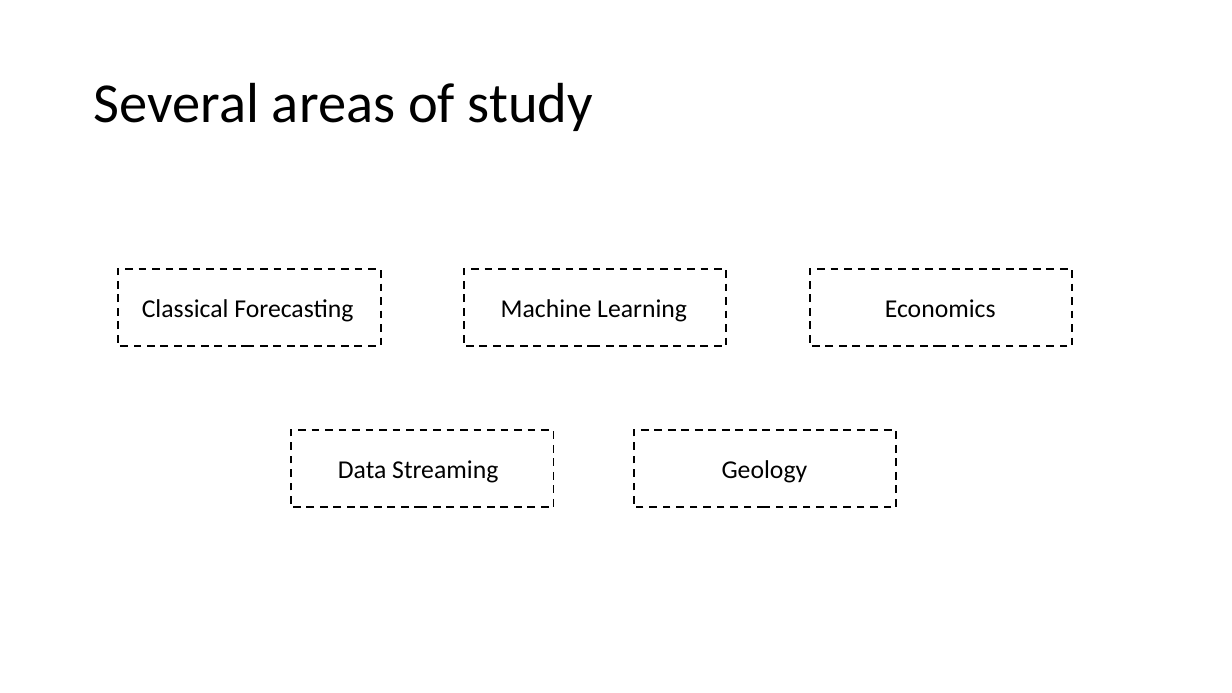
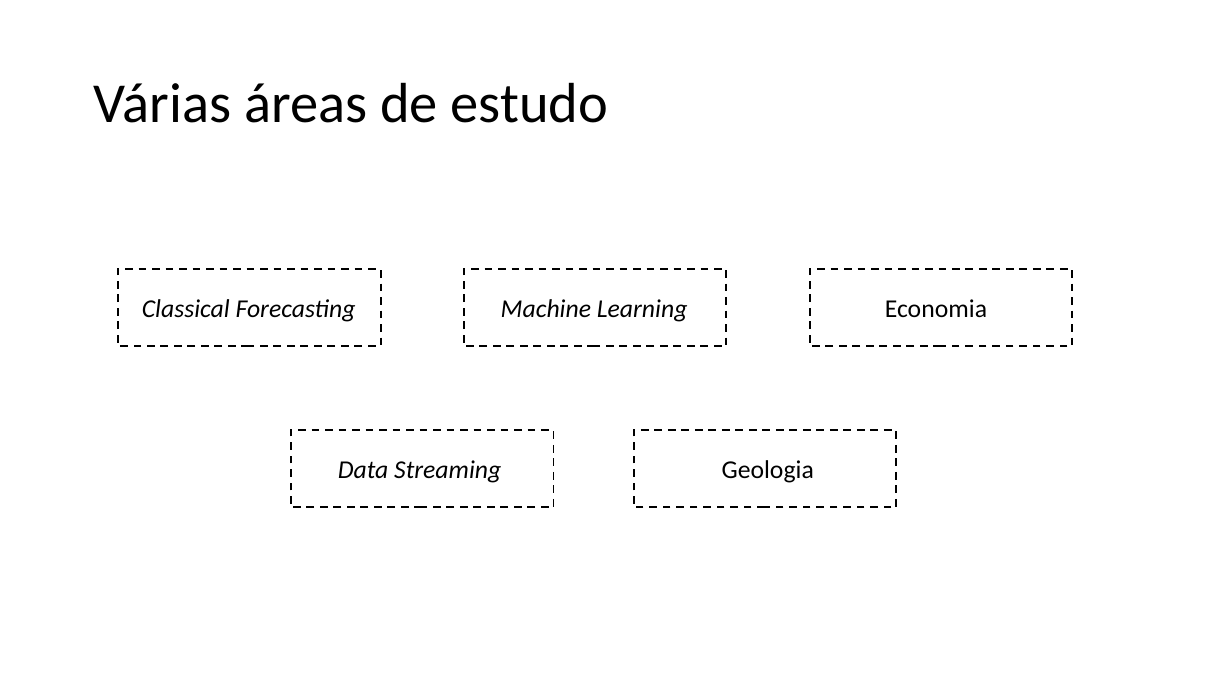
Before and after one commit to MiguelLoureiro98/timecave, a slide deck: slide 10 of papers/.ppt/cvtimeseries.pptx. Drawn at 1232x693 pixels with LibreOffice and Linux fonts; fonts in the diff are those of the drawing. Boxes give left, top, right and bottom in pixels: in the first picture for what was removed or moved away, otherwise in the second. Text is boxed around its words. In the diff, an @@ line names an element or a change of style, - is before the commit and + after.

```diff
--- a/papers/.ppt/cvtimeseries.pptx
+++ b/papers/.ppt/cvtimeseries.pptx
@@ title at box(94, 82, 608, 123): text changed @@
-Several areas of study
+Várias áreas de estudo
@@ text at box(885, 299, 987, 317): text changed @@
-Economics
+Economia
@@ italic on in 3 elements at box(142, 299, 356, 322), box(501, 299, 688, 322), box(338, 460, 501, 483) @@
@@ text at box(722, 460, 814, 483): text changed @@
-Geology
+Geologia
```
Also in this commit, not shown: 9 other slides changed.
